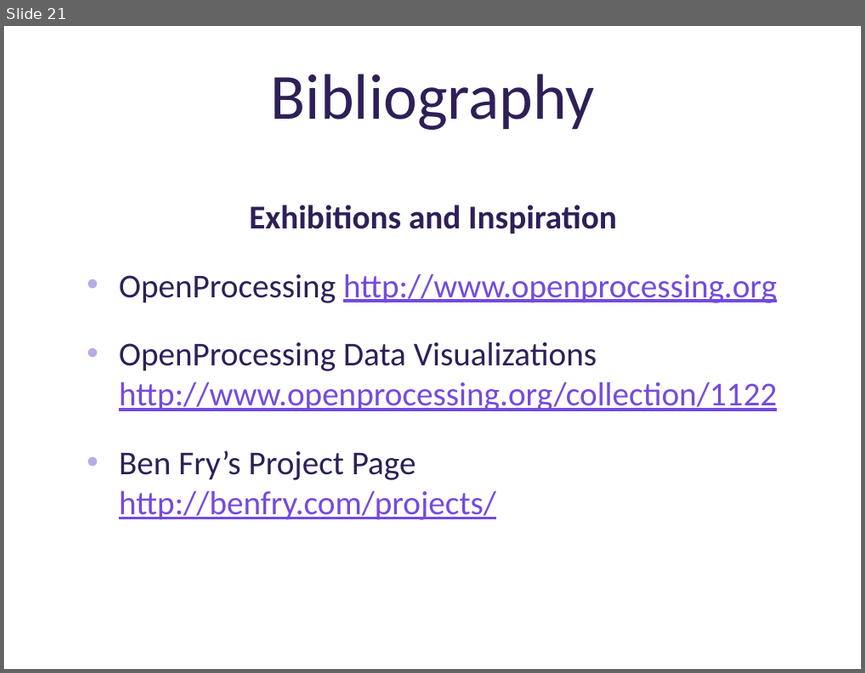
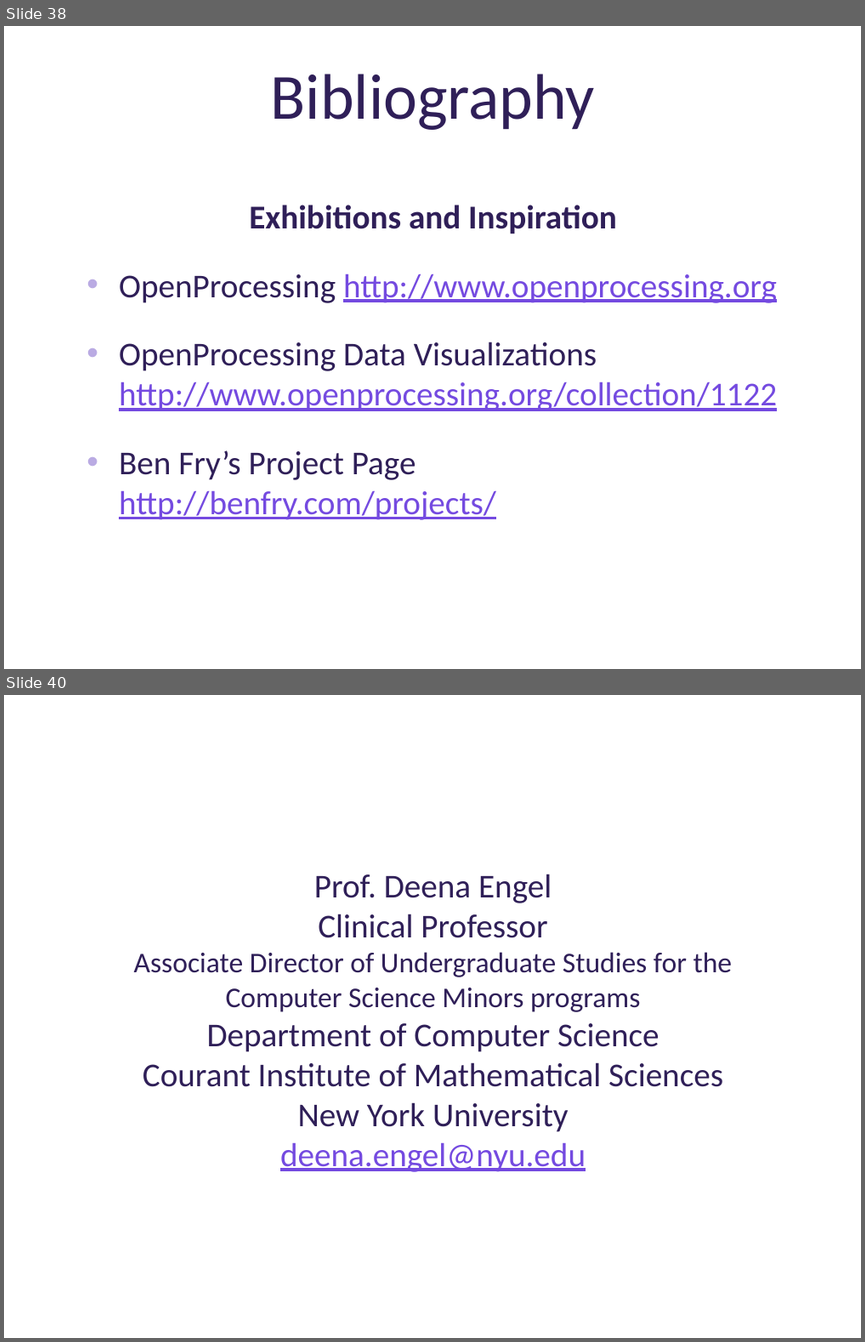
Before and after one commit to deenaengel/TF3_ProcessingSlides, a slide deck: Processing_Presentation_TF3_DE_notes.pptx. Shown one above the other, each under a label of ours: slide 21 before the commit, slides 38 and 40 after it; the slides between them are not shown. The pictures are 865x673 and 865x1342 pixels, drawn with LibreOffice and Linux fonts; fonts in the diff are those of the drawing; background and template pictures are left out. Boxes give left, top, right and bottom in pixels: in the first picture for what was removed or moved away, otherwise in the second. Text is boxed around its words. In the diff, an @@ line names an element or a change of style, - is before the commit and + after.

```diff
--- a/Processing_Presentation_TF3_DE_notes.pptx
+++ b/Processing_Presentation_TF3_DE_notes.pptx
@@ slide 40 added at (4,695,861,1338), background picture (left out) @@
@@ text added at (134,873,732,1172), 28 pt, text #2F1F58 @@
+Prof. Deena Engel
+Clinical Professor
+Associate Director of Undergraduate Studies for the
+Computer Science Minors programs
+Department of Computer Science
+Courant Institute of Mathematical Sciences
+New York University
+deena.engel@nyu.edu
@@ what was slide 21 is now slide 38 @@
```
Also in this commit, not shown: 1 slide changed, 21 other slides added, 3 slides removed, 1 other file.
